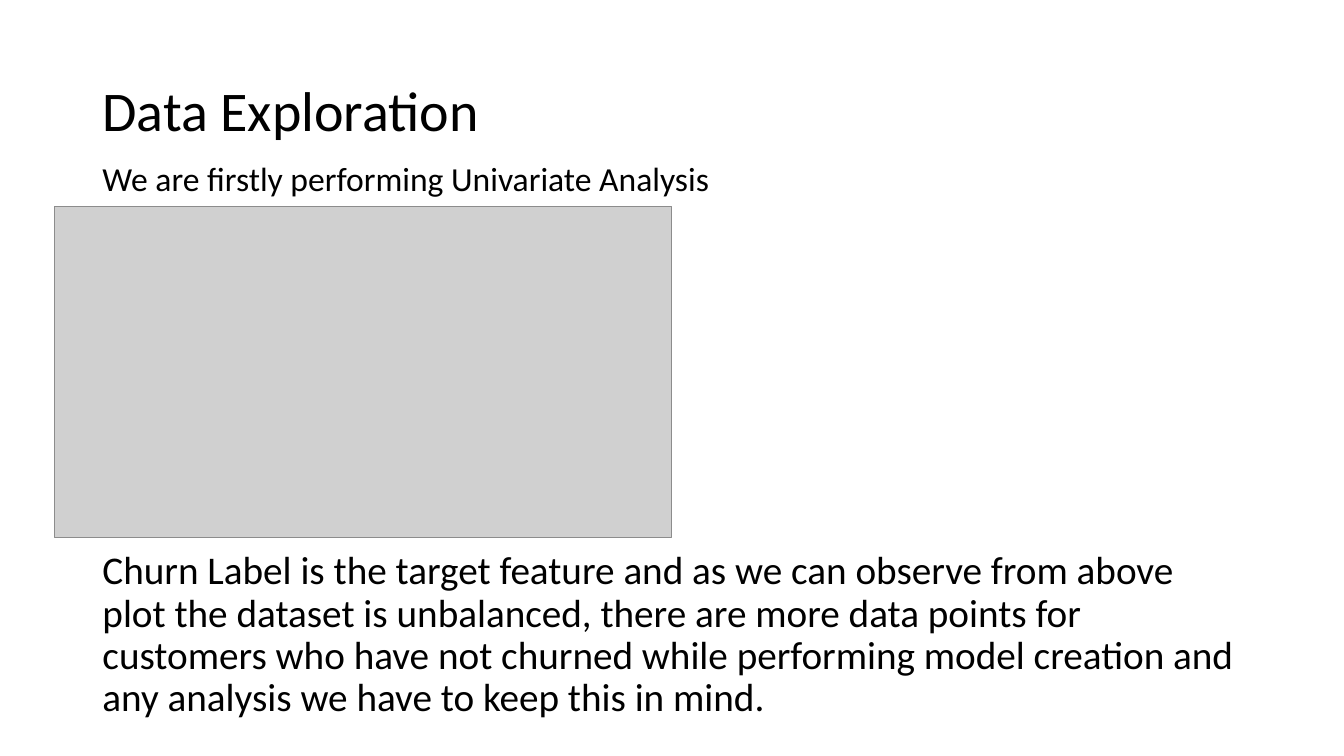
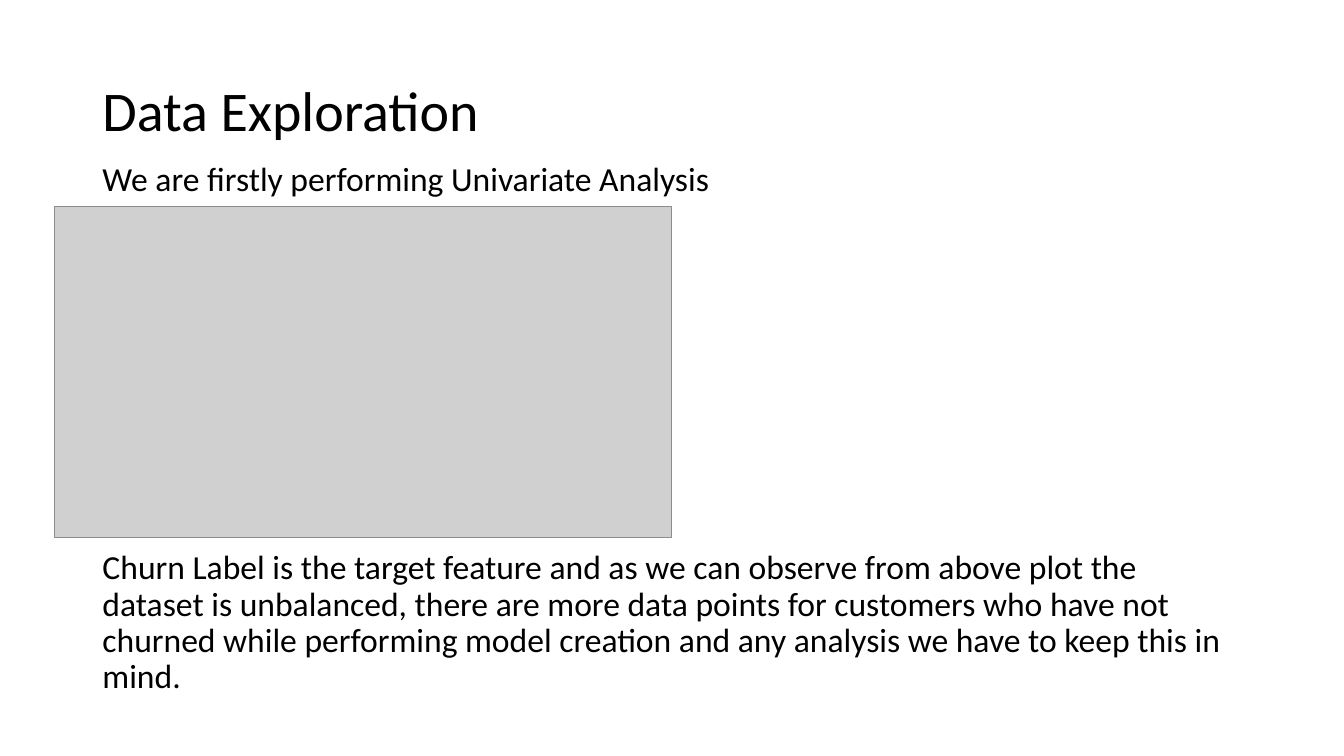
Before and after one commit to samarth-malhotra/Dissertation, a slide deck: slide 9 of Customer Churn Prediction in Telecom using Machine Learning.pptx. Drawn at 1344x756 pixels with LibreOffice and Linux fonts; fonts in the diff are those of the drawing; grey boxes stand for pictures. Boxes give left, top, right and bottom in pixels: in the first picture for what was removed or moved away, otherwise in the second. Text is boxed around its words. In the diff, an @@ line names an element or a change of style, - is before the commit and + after.

Commit message:
presentation

```diff
--- a/Customer Churn Prediction in Telecom using Machine Learning.pptx
+++ b/Customer Churn Prediction in Telecom using Machine Learning.pptx
@@ text at box(102, 555, 1220, 689): size 28 to 24 pt in "Churn Label is the target feature and ..." @@
```
Also in this commit, not shown: 2 other slides changed, 13 slides added, 3 other files.
